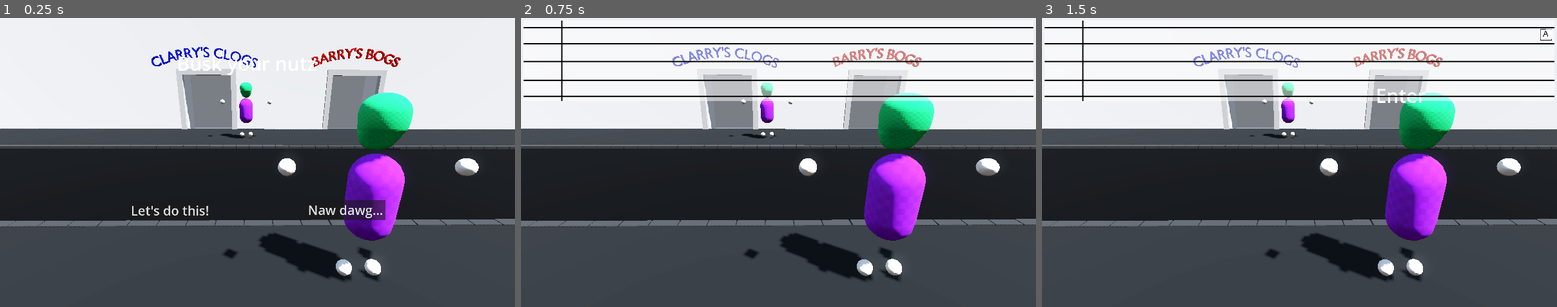
Above: before the commit, frames 1-3 (left to right).
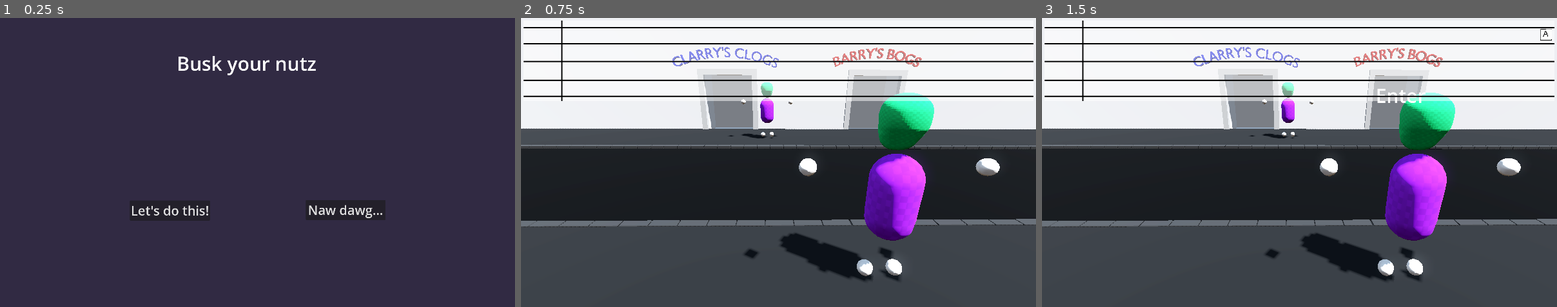
Above: after the commit, the same moments.

Repository: Monkeytonk115/ggj24-walking-sim
Game: Godot game, scene res://main.tscn
The game is run twice, just before and just after one commit, with the same random seed, the same clock (stepped at 60 frames per second) and the same inputs.
Inputs:
- Up to frame 1 (0.25 s): no input
- Up to frame 2 (0.75 s): click "Let's do this!" at 0.5 s
- Up to frame 3 (1.5 s): tap Enter at 1.25 s

The runs differ from the first frame. In frame 1, 88% of the frame differs, in the area x 0-100%, y 0-100%; in frame 2, nothing differs; in frame 3, nothing differs.

Commit message:
update main menu with opaque background

Diff:
--- a/interface/main_menu.tscn
+++ b/interface/main_menu.tscn
@@ -1,6 +1,9 @@
-[gd_scene load_steps=2 format=3 uid="uid://bmtiuhi3cudxy"]
+[gd_scene load_steps=3 format=3 uid="uid://bmtiuhi3cudxy"]
 
 [ext_resource type="Script" path="res://interface/main_menu.gd" id="1_712lx"]
+
+[sub_resource type="StyleBoxFlat" id="StyleBoxFlat_s5h2y"]
+bg_color = Color(0.192157, 0.164706, 0.262745, 1)
 
 [node name="MainMenu" type="Control"]
 layout_mode = 3
@@ -10,8 +13,19 @@
 grow_horizontal = 2
 grow_vertical = 2
 script = ExtResource("1_712lx")
+metadata/_edit_lock_ = true
 
-[node name="Label" type="Label" parent="."]
+[node name="Panel" type="Panel" parent="."]
+layout_mode = 1
+anchors_preset = 15
+anchor_right = 1.0
+anchor_bottom = 1.0
+grow_horizontal = 2
+grow_vertical = 2
+theme_override_styles/panel = SubResource("StyleBoxFlat_s5h2y")
+metadata/_edit_lock_ = true
+
+[node name="Label" type="Label" parent="Panel"]
 layout_mode = 0
 offset_left = 659.0
 offset_top = 120.0
@@ -20,7 +34,7 @@
 theme_override_font_sizes/font_size = 72
 text = "Busk your nutz"
 
-[node name="Start Button" type="Button" parent="."]
+[node name="Start Button" type="Button" parent="Panel"]
 layout_mode = 0
 offset_left = 484.0
 offset_top = 682.0
@@ -29,7 +43,7 @@
 theme_override_font_sizes/font_size = 48
 text = "Let's do this!"
 
-[node name="Exit button" type="Button" parent="."]
+[node name="Exit button" type="Button" parent="Panel"]
 layout_mode = 0
 offset_left = 1140.0
 offset_top = 680.0
@@ -38,5 +52,5 @@
 theme_override_font_sizes/font_size = 48
 text = "Naw dawg..."
 
-[connection signal="pressed" from="Start Button" to="." method="_on_start_button_pressed"]
-[connection signal="pressed" from="Exit button" to="." method="_on_exit_button_pressed"]
+[connection signal="pressed" from="Panel/Start Button" to="." method="_on_start_button_pressed"]
+[connection signal="pressed" from="Panel/Exit button" to="." method="_on_exit_button_pressed"]
